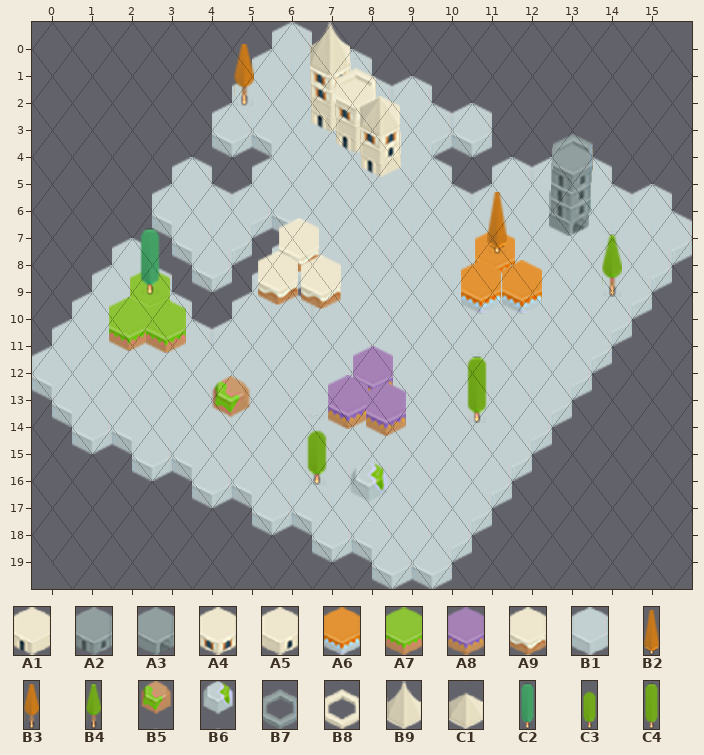
Two versions of a level (Tiled map (JSON), 2DGPProject/Resources/Maps/Title.json). This is how it looked before the edit.
Cells are 40x54 px. Hexagonal. Every second row is shifted by half a cell. Shown: x 0..15, y 0..19.
Key: from "buildingWindow": A1 1, A2 20, A3 28, A4 33, A5 49; from "fullTiles": A6 0, A7 4, A8 8, A9 12, B1 17; from "pineTiles": B2 1, B3 2, B4 8; from "rockTiles": B5 2, B6 5; from "roofTiles": B7 0, B8 6, B9 7, C1 9; from "treeTiles": C2 4, C3 9, C4 10.
__ is an empty cell.
Objects are placed by their top-left corner, in cells (3,4 is the top-left corner of cell 3,4); size is 1x1 cell unless given.
Layer "Tile Layer 1" before, first column x 0:
 0 __ __ __ __ __ __ B1 __ __ __ __ __ __ __ __ __
 1 __ __ __ __ __ B1 B1 B1 __ __ __ __ __ __ __ __
 2 __ __ __ __ __ B1 B1 B1 B1 B1 __ __ __ __ __ __
 3 __ __ __ __ B1 B1 B1 B1 B1 B1 B1 __ __ __ __ __
 4 __ __ __ __ __ __ B1 B1 B1 B1 __ __ __ __ __ __
 5 __ __ __ B1 __ B1 B1 B1 B1 B1 __ B1 B1 B1 __ __
 6 __ __ __ B1 B1 B1 B1 B1 B1 B1 B1 B1 B1 B1 B1 B1
 7 __ __ __ B1 B1 __ B1 B1 B1 B1 B1 B1 B1 B1 B1 B1
 8 __ __ B1 __ B1 __ B1 B1 B1 B1 B1 B1 B1 B1 B1 B1
 9 __ B1 B1 __ __ B1 __ B1 B1 B1 B1 B1 B1 B1 B1 __
10 __ B1 B1 B1 __ B1 B1 B1 B1 B1 B1 B1 B1 B1 B1 __
11 B1 B1 B1 B1 B1 B1 B1 B1 B1 B1 B1 B1 B1 B1 __ __
12 B1 B1 B1 B1 B1 B1 B1 B1 B1 B1 B1 B1 B1 B1 __ __
13 B1 B1 B1 B1 B1 B1 B1 B1 B1 B1 B1 B1 B1 __ __ __
14 __ B1 B1 B1 B1 B1 B1 B1 B1 B1 B1 B1 B1 __ __ __
15 __ __ B1 B1 B1 B1 B1 B1 B1 B1 B1 B1 __ __ __ __
16 __ __ __ __ B1 B1 B1 B1 B1 B1 B1 B1 __ __ __ __
17 __ __ __ __ __ B1 B1 B1 B1 B1 B1 __ __ __ __ __
18 __ __ __ __ __ __ __ B1 B1 B1 B1 __ __ __ __ __
19 __ __ __ __ __ __ __ __ B1 B1 __ __ __ __ __ __
Objects on layer "Object Layer 1" before:
B3 at 5,0.7 size 0.5x2.4
A1 at 7,2.1 size 1x2
A1 at 7.6,2.9 size 1x2
A1 at 8.2,3.7 size 1x2
A3 at 12.9,5.9 size 1x2
A9 at 6.2,7.3 size 1x2
A6 at 11.1,7.7 size 1x2
B4 at 14.2,7.7 size 0.5x2.4
A9 at 5.7,8.5 size 1x2
A9 at 6.7,8.6 size 1x2
A6 at 10.7,8.8 size 1x2
A6 at 11.8,8.8 size 1x2
A7 at 2.5,9.1 size 1x2
A7 at 1.9,10.2 size 1x2
A7 at 2.9,10.3 size 1x2
A8 at 8,12 size 1x2
C4 at 10.8,12.3 size 0.6x2.6
A8 at 7.4,13.1 size 1x2
B5 at 4.5,13.1 size 1.1x2.2
A8 at 8.3,13.3 size 1x2
C3 at 6.8,14.6 size 0.6x2.6
B6 at 7.9,16.3 size 1.1x2.2
Objects on layer "Object Layer 2" before:
A5 at 7,1.6 size 1x2
A5 at 7.6,2.4 size 1x2
A5 at 8.2,3.3 size 1x2
A2 at 13,5.4 size 1x2
B2 at 11.4,6.1 size 0.5x2.4
C2 at 2.7,7.5 size 0.6x2.6
Objects on layer "Object Layer 3" before:
A4 at 7,1.1 size 1x2
A4 at 7.6,1.9 size 1x2
A4 at 8.2,2.7 size 1x2
A2 at 13,4.9 size 1x2
Objects on layer "Object Layer 4" before:
A4 at 7,0.6 size 1x2
B8 at 7.6,1.3 size 1x2.1
C1 at 8.2,2.3 size 1x2.1
A2 at 13,4.3 size 1x2
Objects on layer "Object Layer 5" before:
B9 at 7,0 size 1x2.1
B7 at 13,3.8 size 1x2.1
The same view after the edit:
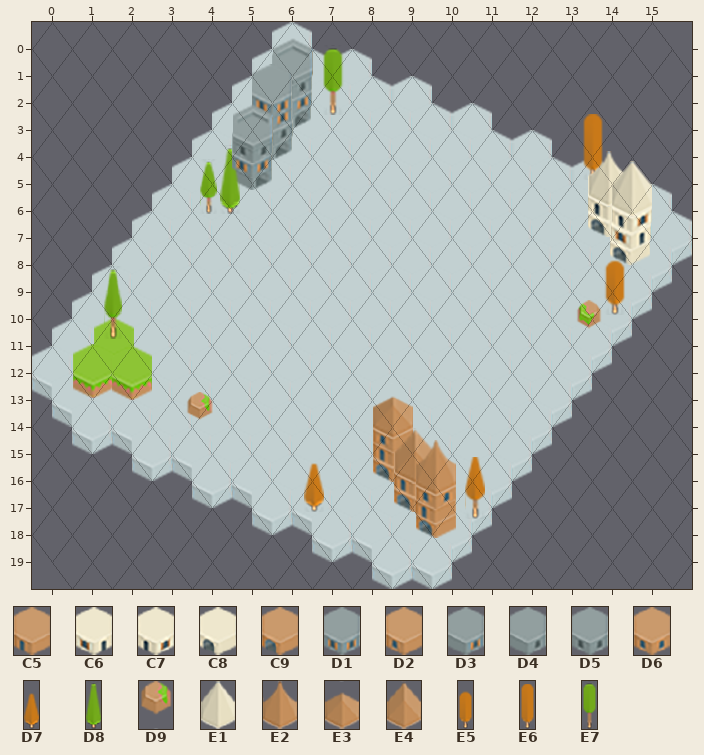
Further tiles: from "buildingWindow": C5 3, C6 13, C7 17, C8 25, C9 27, D1 32, D2 39, D3 40, D4 48, D5 52, D6 55; from "pineTiles": D7 0, D8 7; from "rockTiles": D9 1; from "roofTiles": E1 11, E2 19, E3 20, E4 22; from "treeTiles": E5 0, E6 1, E7 11.
Edits made:
Changed rows in their new state; .. is an unchanged cell.
Layer "Tile Layer 1":
first column x 2:
 4 .. .. B1 B1 .. .. .. .. B1 B1 B1
 5 .. .. B1 .. .. .. .. .. B1 .. ..
 7 B1 .. .. B1 .. .. .. .. .. .. ..
 8 .. B1 .. B1 .. .. .. .. .. .. ..
 9 .. B1 B1 .. B1 .. .. .. .. .. ..
10 .. .. B1 .. .. .. .. .. .. .. ..
Layer "Object Layer 1":
added: E7 at 7.2,0.9 size 0.6x2.6
added: A3 at 6,2 size 1x2
added: A3 at 5.5,3.1 size 1x2
added: E6 at 13.8,3.3 size 0.6x2.6
added: A3 at 5,4.2 size 1x2
added: D8 at 4.7,4.6 size 0.5x2.6
added: B4 at 4.2,5.1 size 0.4x2
added: C8 at 13.9,6 size 1x2
added: C8 at 14.4,7 size 1x2
added: E5 at 14.3,8.3 size 0.6x2.6
added: B5 at 13.6,10.3 size 0.7x1.5
added: A7 at 1.6,11 size 1x2
added: A7 at 1,11.9 size 1x2
added: A7 at 2,12 size 1x2
added: D9 at 3.9,13.7 size 0.7x1.5
added: C9 at 8.5,15 size 1x2
added: C9 at 9.1,16.1 size 1x2
added: D7 at 6.8,15.7 size 0.5x2.4
added: B3 at 10.8,16 size 0.5x2.4
added: C9 at 9.6,17.1 size 1x2
removed: B3 at 5,0.7 size 0.5x2.4
removed: A1 at 7,2.1 size 1x2
removed: A1 at 7.6,2.9 size 1x2
removed: A1 at 8.2,3.7 size 1x2
removed: A3 at 12.9,5.9 size 1x2
removed: A9 at 6.2,7.3 size 1x2
removed: A6 at 11.1,7.7 size 1x2
removed: B4 at 14.2,7.7 size 0.5x2.4
removed: A9 at 5.7,8.5 size 1x2
removed: A9 at 6.7,8.6 size 1x2
removed: A6 at 10.7,8.8 size 1x2
removed: A6 at 11.8,8.8 size 1x2
removed: A7 at 2.5,9.1 size 1x2
removed: A7 at 1.9,10.2 size 1x2
removed: A7 at 2.9,10.3 size 1x2
removed: A8 at 8,12 size 1x2
removed: C4 at 10.8,12.3 size 0.6x2.6
removed: A8 at 7.4,13.1 size 1x2
removed: B5 at 4.5,13.1 size 1.1x2.2
removed: A8 at 8.3,13.3 size 1x2
removed: C3 at 6.8,14.6 size 0.6x2.6
removed: B6 at 7.9,16.3 size 1.1x2.2
Layer "Object Layer 2":
added: D3 at 6,1.4 size 1x2
added: D4 at 5.5,2.6 size 1x2
added: D1 at 5,3.8 size 1x2
added: A1 at 13.9,5.3 size 1x2
added: C6 at 14.5,6.4 size 1x2
added: B4 at 1.8,9 size 0.5x2.7
added: C5 at 8.5,14.4 size 1x2
added: C5 at 9.1,15.6 size 1x2
added: C5 at 9.6,16.6 size 1x2
removed: A5 at 7,1.6 size 1x2
removed: A5 at 7.6,2.4 size 1x2
removed: A5 at 8.2,3.3 size 1x2
removed: A2 at 13,5.4 size 1x2
removed: B2 at 11.4,6.1 size 0.5x2.4
removed: C2 at 2.7,7.5 size 0.6x2.6
Layer "Object Layer 3":
added: D4 at 6,0.9 size 1x2
added: D3 at 5.5,2 size 1x2
added: D5 at 5,3.2 size 1x2
added: B9 at 13.9,4.8 size 1x2.1
added: C7 at 14.5,5.8 size 1x2
added: D2 at 8.5,13.9 size 1x2
added: E4 at 9.1,15 size 1x2.1
added: D6 at 9.6,16 size 1x2
removed: A4 at 7,1.1 size 1x2
removed: A4 at 7.6,1.9 size 1x2
removed: A4 at 8.2,2.7 size 1x2
removed: A2 at 13,4.9 size 1x2
Layer "Object Layer 4":
added: B7 at 6,0.3 size 1x2.1
added: D1 at 5.5,1.6 size 1x2
added: B7 at 5,2.7 size 1x2.1
added: E1 at 14.5,5.1 size 1x2.1
added: E3 at 8.5,13.4 size 1x2.1
added: E2 at 9.6,15.5 size 1x2.1
removed: A4 at 7,0.6 size 1x2
removed: B8 at 7.6,1.3 size 1x2.1
removed: C1 at 8.2,2.3 size 1x2.1
removed: A2 at 13,4.3 size 1x2
Layer "Object Layer 5":
removed: B9 at 7,0 size 1x2.1
removed: B7 at 13,3.8 size 1x2.1
Changed places in both pictures, as pixel boxes (x1, y1, x2, y2):
changed: (73, 22, 652, 538)
